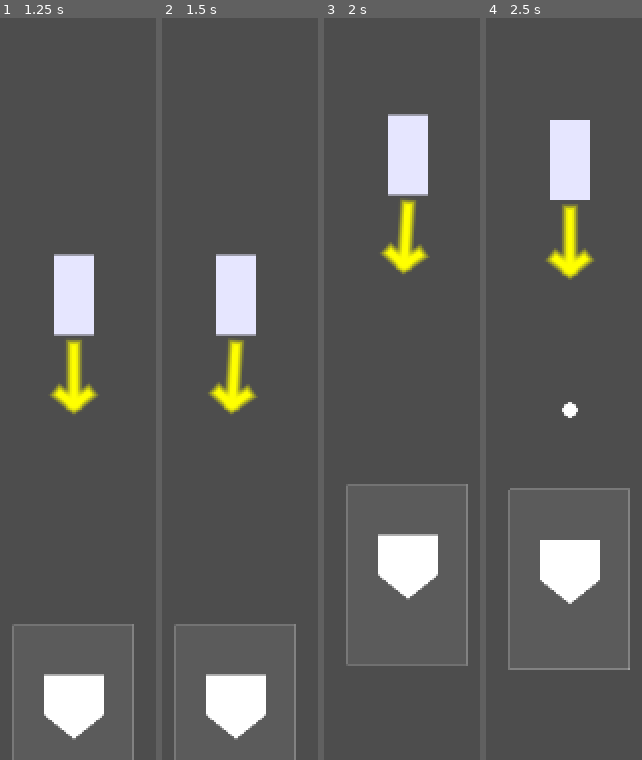
Above: before the commit, frames 1-4 (left to right).
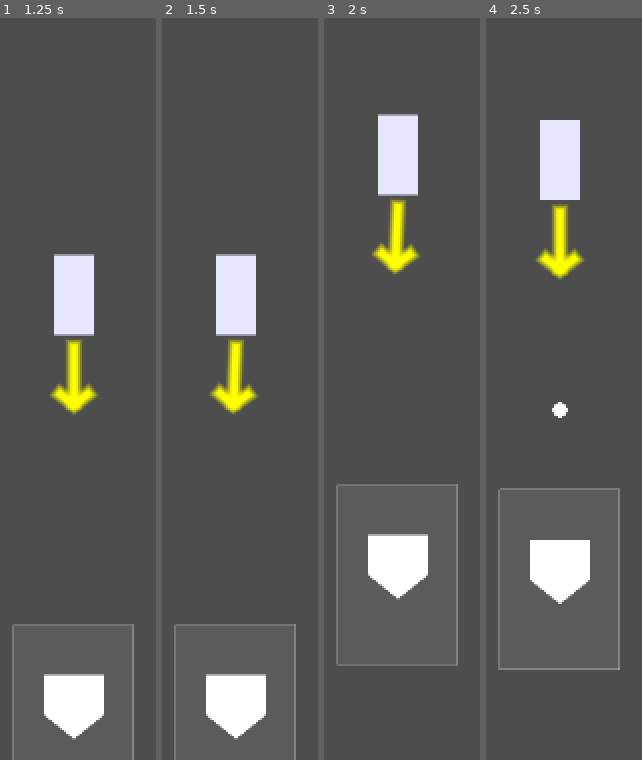
Above: after the commit, the same moments.

Repository: LunchBoxValley/base_quest
Game: Godot game, scene res://scenes/main/main.tscn
Two runs of this game, one before a commit and one after it. Both use one fixed random seed, a clock stepped at 60 frames per second and the inputs below.
Inputs:
- Up to frame 1 (1.25 s): tap Enter (pitch) at 0.5, 0.6 s
- Up to frame 2 (1.5 s): tap Left (aim_left) at 1.35 s
- Up to frame 3 (2 s): tap Enter (pitch) at 1.55 s
- Up to frame 4 (2.5 s): tap Right (aim_right) at 2.1 s; tap Enter (pitch) at 2.3 s

Frame 1 is identical in both runs. In frame 2, 0.2% of the frame differs, in the area x 29-62%, y 48-54%; in frame 3, 5.6%; in frame 4, 5.8%, in the area x 7-93%, y 13-88%.

Commit message:
Update 01
added strikezone print

Diff:
--- a/entities/pitcher/pitcher.gd
+++ b/entities/pitcher/pitcher.gd
@@ -8,7 +8,7 @@
 
 # Tuning
 @export var pitch_speed: float = 220.0
-@export var aim_slots_per_side: int = 3           # -3..3 (7 slots total)
+@export var aim_slots_per_side: int = 5           # -5..5 (11 slots total)
 @export var strike_zone_half_width: float = 12.0  # if zone_size.x == 24, this is 12
 @export var out_of_zone_extra: float = 3.0        # furthest slot sits just outside zone edge
 
@@ -17,7 +17,7 @@
 
 @onready var hand: Marker2D = $Hand
 
-var _aim_slot: int = 0        # -3..3, 0 is center
+var _aim_slot: int = 0        # -5..5, 0 is center
 var _home_plate: Node2D
 
 func _ready() -> void:
@@ -49,8 +49,12 @@
 	# Clamp travel so the ball reaches the plate but not far beyond
 	if is_instance_valid(_home_plate) and b is Ball:
 		var travel := (_home_plate.global_position.y - hand.global_position.y) + 4.0
-		if travel > 40.0: # safety floor so extremely close layouts still move
+		if travel > 40.0:
 			b.max_travel = travel
+
+	# Register with the plate so it can judge strike/ball ONCE (safe even if HomePlate not present)
+	if is_instance_valid(_home_plate) and _home_plate.has_method("register_ball"):
+		_home_plate.register_ball(b)
 
 	# Compute direction toward the targeted X on the plate
 	var dir := _compute_pitch_direction()
@@ -70,7 +74,7 @@
 	# Aim to a discrete X on the plate so left/right never wander far
 	if is_instance_valid(_home_plate):
 		var max_offset := strike_zone_half_width + out_of_zone_extra
-		var step := max_offset / float(aim_slots_per_side)   # e.g., 3 slots → thirds
+		var step := max_offset / float(aim_slots_per_side)   # 5 slots → finer steps
 		var offset_x := _aim_slot * step
 
 		var target := _home_plate.global_position
@@ -83,7 +87,7 @@
 	else:
 		# Fallback if plate not set: small angular nudge
 		var base := Vector2.DOWN
-		var strength := 0.25
+		var strength := 0.18
 		var offset := Vector2(float(_aim_slot) * strength, 0.0)
 		return (base + offset).normalized()
 
--- a/scenes/main/home_plate.gd
+++ b/scenes/main/home_plate.gd
@@ -1,25 +1,81 @@
+# res://scenes/main/home_plate.gd
 extends Node2D
+class_name HomePlate
 
-@export var zone_size := Vector2(24, 36)   # strike zone rectangle
+signal called_strike
+signal called_ball
+
+@export var zone_size := Vector2(24, 36)  # strike zone width x height
 @export var plate_w: float = 12.0
 @export var plate_h: float = 8.0
+@export var debug_print: bool = true      # turn off if the console gets noisy
+
+# Track live balls -> previous position (so we call once when they enter the band)
+var _tracked: Dictionary = {}  # { Node2D: Vector2 }
 
 func _ready() -> void:
+	set_physics_process(true)  # ensure _physics_process runs in 4.4.1
 	queue_redraw()
 
+func register_ball(ball: Node2D) -> void:
+	if ball == null:
+		return
+	_tracked[ball] = ball.global_position
+	if debug_print:
+		print("[HomePlate] Registered ball ", ball.get_instance_id(), " at ", _tracked[ball])
+	ball.tree_exited.connect(func ():
+		_tracked.erase(ball)
+		if debug_print:
+			print("[HomePlate] Ball removed (tree_exited)")
+	)
+
+func _physics_process(delta: float) -> void:
+	if _tracked.is_empty():
+		return
+
+	var rect := _zone_global_rect()
+	var rect_bottom := rect.position.y + rect.size.y
+	var rect_right := rect.position.x + rect.size.x
+
+	# Iterate over a copy so we can erase during the loop
+	for ball in _tracked.keys():
+		if not is_instance_valid(ball):
+			_tracked.erase(ball)
+			continue
+
+		var prev: Vector2 = _tracked[ball]
+		var cur: Vector2 = ball.global_position
+
+		# Detect first entry into the vertical band of the strike zone
+		var prev_in_y := (prev.y >= rect.position.y) and (prev.y <= rect_bottom)
+		var cur_in_y := (cur.y >= rect.position.y) and (cur.y <= rect_bottom)
+
+		if (not prev_in_y) and cur_in_y:
+			var inside_x := (cur.x >= rect.position.x) and (cur.x <= rect_right)
+			if inside_x:
+				if debug_print: print("STRIKE")
+				called_strike.emit()
+			else:
+				if debug_print: print("BALL")
+				called_ball.emit()
+			_tracked.erase(ball)  # judge once per pitch
+		else:
+			_tracked[ball] = cur
+
 func _draw() -> void:
-	# Strike zone (light filled rect + outline)
+	# Strike zone (light fill + outline)
 	var zone := Rect2(-zone_size * 0.5, zone_size)
 	draw_rect(zone, Color(1, 1, 1, 0.08), true)
 	draw_rect(zone, Color(1, 1, 1, 0.35), false)
 
-	# Home plate (pentagon)
+	# Home plate (simple pentagon)
 	var hw := plate_w * 0.5
 	var pts := PackedVector2Array([
-		Vector2(-hw, -plate_h),   # top-left
-		Vector2(hw, -plate_h),    # top-right
-		Vector2(hw, 0),           # right
-		Vector2(0, plate_h * 0.6),# bottom tip
-		Vector2(-hw, 0)           # left
+		Vector2(-hw, -plate_h), Vector2(hw, -plate_h),
+		Vector2(hw, 0), Vector2(0, plate_h * 0.6), Vector2(-hw, 0)
 	])
 	draw_colored_polygon(pts, Color(1, 1, 1))
+
+func _zone_global_rect() -> Rect2:
+	var top_left := global_position - zone_size * 0.5
+	return Rect2(top_left, zone_size)
--- a/scenes/main/main.tscn
+++ b/scenes/main/main.tscn
@@ -20,6 +20,7 @@
 [node name="Pitcher" parent="Entities" instance=ExtResource("1_hyk8p")]
 position = Vector2(160, 48)
 home_plate_path = NodePath("../../HomePlate")
+out_of_zone_extra = 4.0
 
 [node name="HomePlate" type="Marker2D" parent="Entities"]
 position = Vector2(160, 132)
